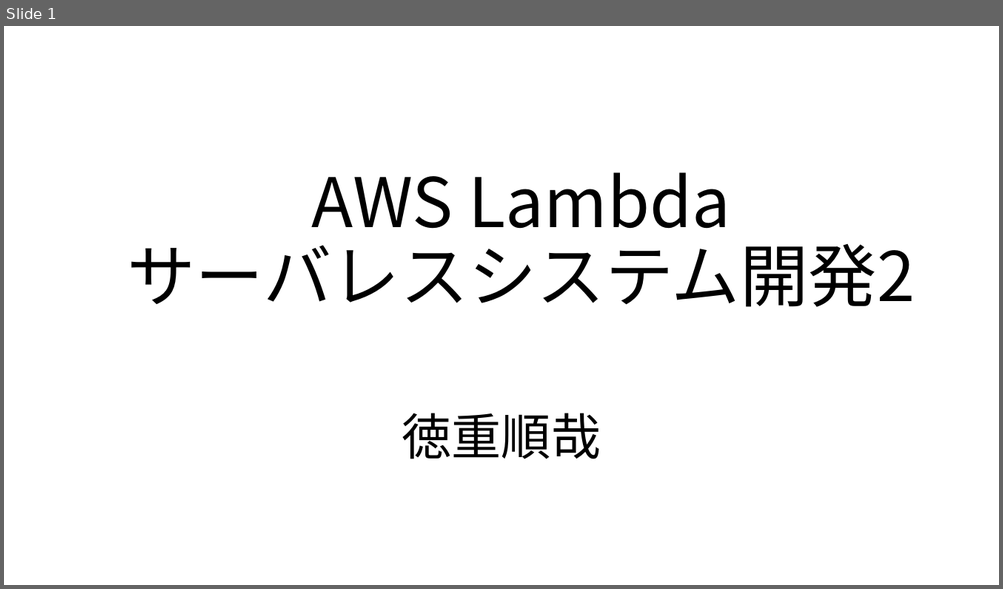
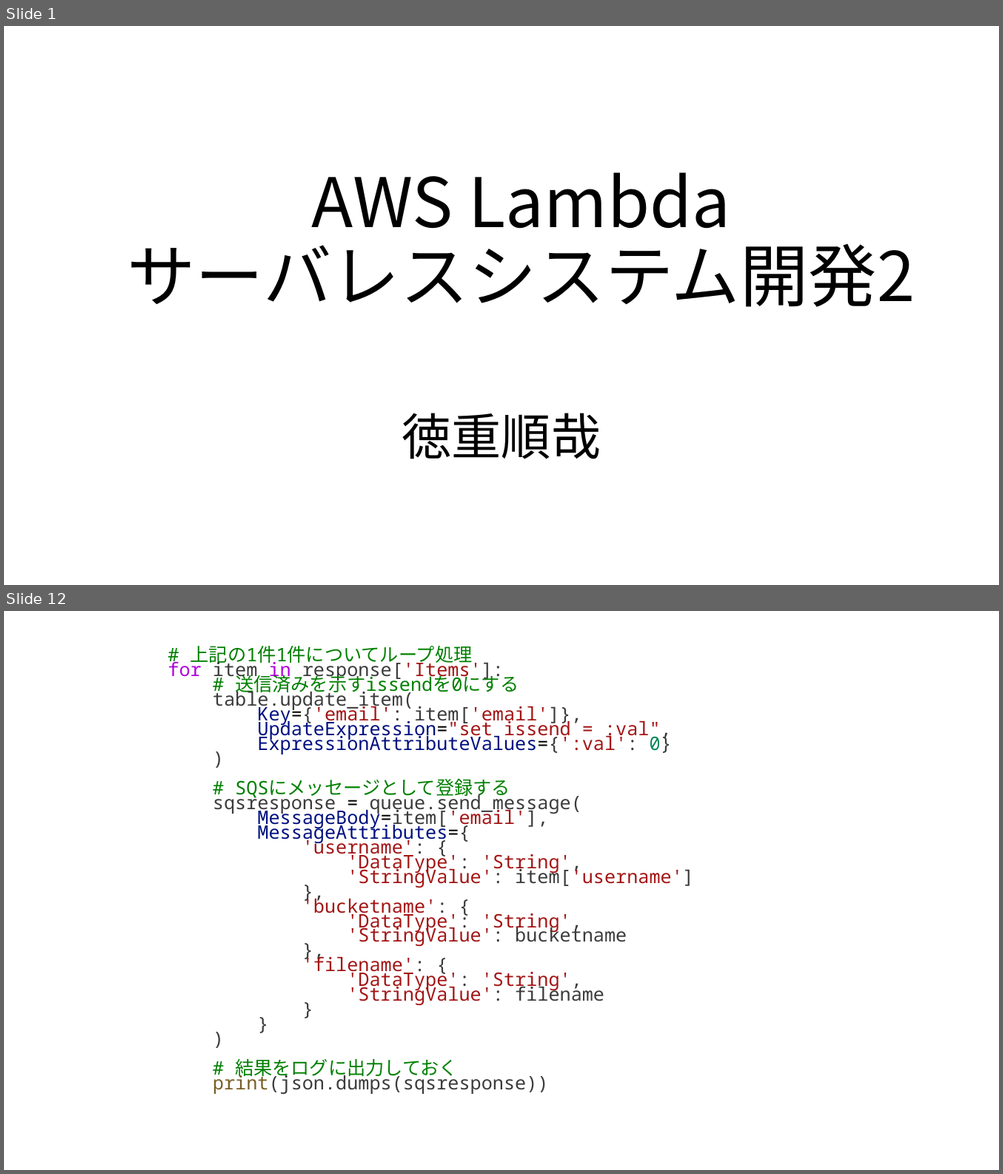
Before and after one commit to TokushigeJunya/test, a slide deck: AWSLambdaサーバレスシステム開発2.pptx. Shown one above the other, each under a label of ours: slide 1 before the commit, slides 1 and 12 after it; the slides between them are not shown. The pictures are 1003x589 and 1003x1174 pixels, drawn with LibreOffice and Linux fonts; fonts in the diff are those of the drawing. Boxes give left, top, right and bottom in pixels: in the first picture for what was removed or moved away, otherwise in the second. Text is boxed around its words. In the diff, an @@ line names an element or a change of style, - is before the commit and + after.

```diff
--- a/AWSLambdaサーバレスシステム開発2.pptx
+++ b/AWSLambdaサーバレスシステム開発2.pptx
@@ slide 12 added at [4,611,999,1170], background #FFFFFF @@
@@ text added at [168,646,694,1094], 18 pt, text #A31515 @@
+# 上記の1件1件についてループ処理
+for item in response['Items']:
+# 送信済みを示すissendを0にする
+table.update_item(
+Key={'email': item['email']},
+UpdateExpression="set issend = :val",
+ExpressionAttributeValues={':val': 0}
+)
+# SQSにメッセージとして登録する
+sqsresponse = queue.send_message(
+MessageBody=item['email'],
+MessageAttributes={
+'username': {
+'DataType': 'String',
+'StringValue': item['username']
+},
+'bucketname': {
+'DataType': 'String',
+'StringValue': bucketname
+},
+'filename': {
+'DataType': 'String',
+'StringValue': filename
+}
+}
+)
+# 結果をログに出力しておく
+print(json.dumps(sqsresponse))
```
Also in this commit, not shown: 1 slide changed, 16 other slides added.
